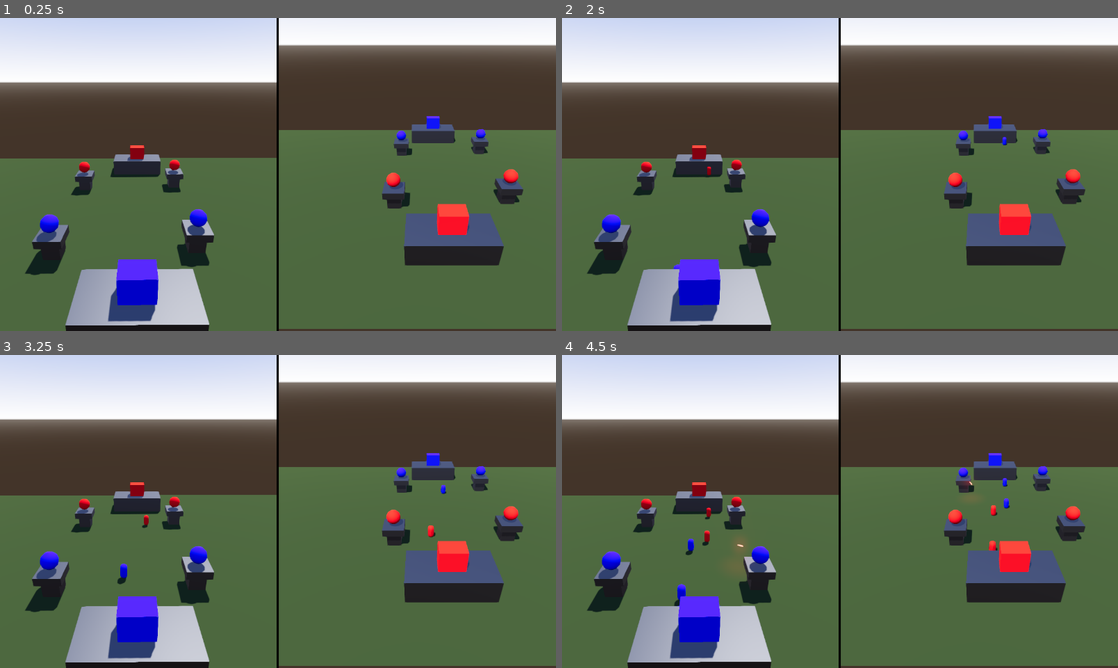
Above: before the commit, frames 1-4 (two rows, left to right).
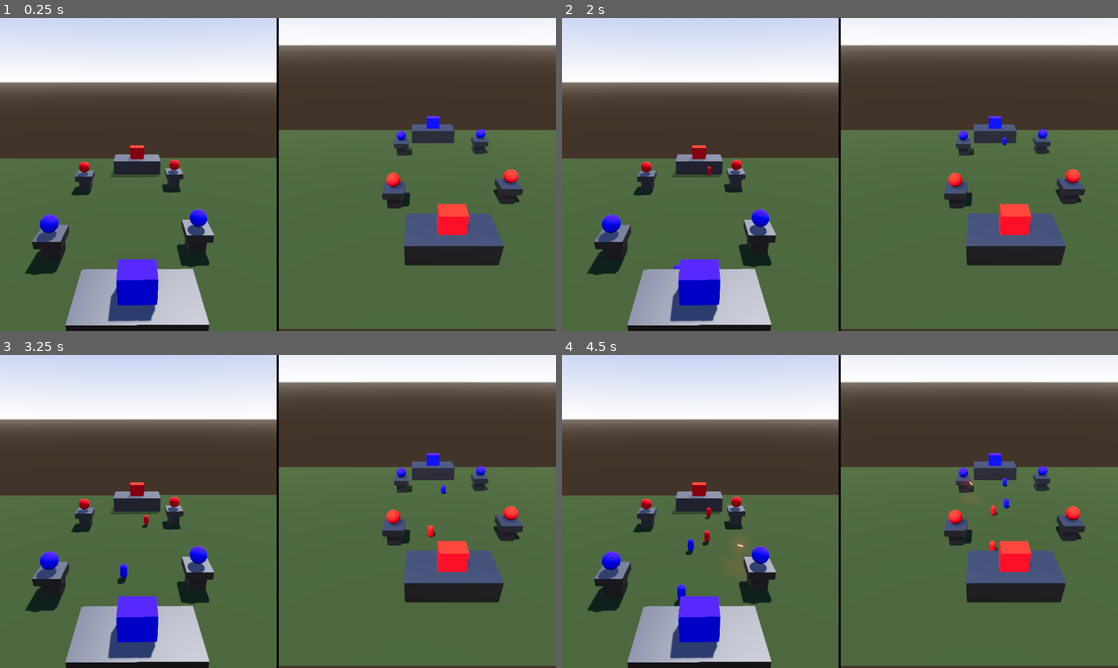
Above: after the commit, the same moments.

Repository: kovesimisi/voiddef
Game: Godot game, scene res://scenes/LocalMulti.tscn
The game is run twice, just before and just after one commit, with the same random seed, the same clock (stepped at 60 frames per second) and the same inputs. This scene is started directly instead of the project's main scene.
Inputs (mouse positions are in pixels of both pictures, inside the frame that each line leads up to):
- Up to frame 1 (0.25 s): no input
- Up to frame 2 (2 s): tap Enter at 0.5 s; move the mouse to (812, 237) at 0.52 s; tap Alt at 0.6 s; click (812, 237) at 0.67 s; tap Space at 1.25 s; drag from (1006, 221) to (812, 237) at 1.27 s
- Up to frame 3 (3.25 s): tap Enter at 2 s; move the mouse to (111, 464) at 2.02 s; tap Shift at 2.1 s; click (111, 464) at 2.17 s; drag from (305, 511) to (111, 464) at 2.77 s
- Up to frame 4 (4.5 s): move the mouse to (756, 433) at 3.52 s; tap Ctrl at 3.6 s; click (756, 433) at 3.67 s; drag from (962, 495) to (756, 433) at 4.27 s

The runs differ from the first frame. In frame 1, 0.1% of the frame differs, in the area x 19-88%, y 38-97%; in frame 2, 0.1%; in frame 3, 0.1%; in frame 4, 0.1%.

Commit message:
Setup CI pipeline

Diff:
--- a/project.godot
+++ b/project.godot
@@ -57,6 +57,7 @@
 threads/thread_model=2
 vram_compression/import_etc=true
 vram_compression/import_etc2=false
+quality/directional_shadow/size=2048
 quality/shading/use_physical_light_attenuation=true
 environment/default_clear_color=Color( 0, 0, 0, 1 )
 quality/filters/msaa=2
--- a/scenes/Single.tscn
+++ b/scenes/Single.tscn
@@ -18,6 +18,9 @@
 render_target_update_mode = 3
 audio_listener_enable_3d = true
 shadow_atlas_size = 1024
+shadow_atlas_quad_0 = 1
+shadow_atlas_quad_2 = 2
+shadow_atlas_quad_3 = 2
 script = ExtResource( 2 )
 
 [node name="Camera" type="Camera" parent="ViewportContainer/Viewport"]
--- a/scenes/World.tscn
+++ b/scenes/World.tscn
@@ -34,6 +34,7 @@
 script = ExtResource( 7 )
 
 [node name="Ground" type="CSGMesh" parent="."]
+cast_shadow = 0
 mesh = SubResource( 1 )
 
 [node name="EnemyCastle" parent="." instance=ExtResource( 2 )]
@@ -55,7 +56,8 @@
 shadow_enabled = true
 shadow_bias = 0.2
 directional_shadow_mode = 0
-directional_shadow_max_distance = 70.0
+directional_shadow_depth_range = 1
+directional_shadow_max_distance = 64.3
 
 [node name="Tower2" parent="." instance=ExtResource( 1 )]
 transform = Transform( 1, 0, 0, 0, 1, 0, 0, 0, 1, -6.97166, 0.0209975, -9.38946 )
--- a/scripts/util/viewport_config.gd
+++ b/scripts/util/viewport_config.gd
@@ -4,3 +4,7 @@
 	fxaa = GraphicsSettings.fxaa
 	msaa = GraphicsSettings.msaa
 	shadow_atlas_size = GraphicsSettings.shadow_resolution
+	shadow_atlas_quad_0 = Viewport.SHADOW_ATLAS_QUADRANT_SUBDIV_1
+	shadow_atlas_quad_1 = Viewport.SHADOW_ATLAS_QUADRANT_SUBDIV_4
+	shadow_atlas_quad_2 = Viewport.SHADOW_ATLAS_QUADRANT_SUBDIV_4
+	shadow_atlas_quad_3 = Viewport.SHADOW_ATLAS_QUADRANT_SUBDIV_16
Not shown, added: .gitlab-ci.yml
Not shown, changed: .gitignore
